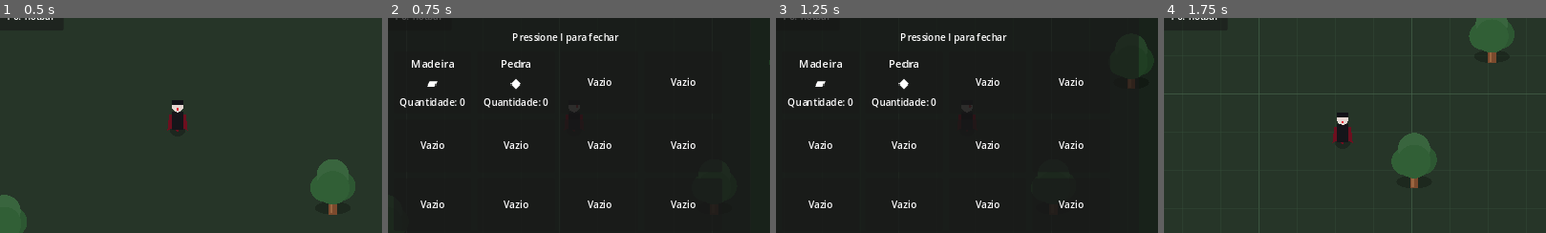
Above: before the commit, frames 1-4 (left to right).
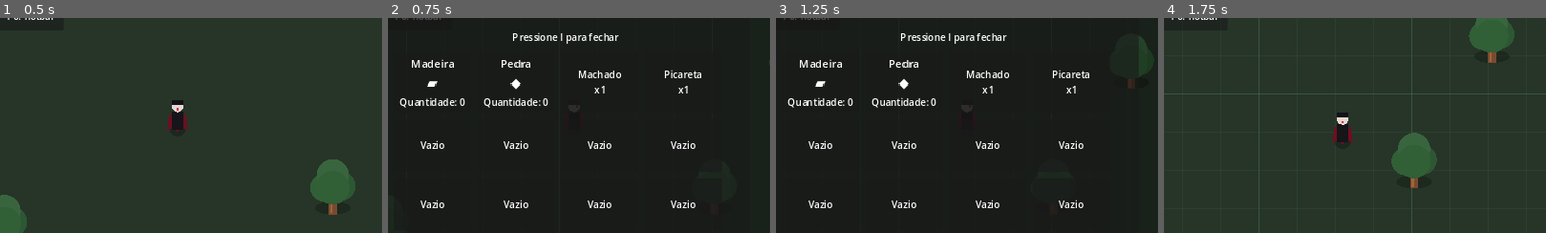
Above: after the commit, the same moments.

Repository: janduyankiingles-ops/Fantasy-Sandbox
Game: Godot game, scene res://scenes/main.tscn
Two runs of this game, one before a commit and one after it. Both use one fixed random seed, a clock stepped at 60 frames per second and the inputs below.
Inputs:
- Up to frame 1 (0.5 s): no input
- Up to frame 2 (0.75 s): tap Enter at 0.5 s; hold D from 0.53 s (still down); tap I at 0.6 s
- Up to frame 3 (1.25 s): keep holding D; tap Space at 0.77 s
- Up to frame 4 (1.75 s): tap I at 1.25 s; release D at 1.28 s; hold S from 1.28 s (still down); tap 1 at 1.35 s; tap Space at 1.52 s
The pictures show only the part of the screen within x 27-77%, y 26-76%; the shares and areas given below are measured in that part.

Frame 1 is identical in both runs. In frame 2, 0.8% of the frame differs, in the area x 50-82%, y 24-36%; in frame 3, 0.8%; in frame 4, nothing differs.

Commit message:
v0.0.5: show starter tools in inventory

Diff:
--- a/scenes/inventory_ui.tscn
+++ b/scenes/inventory_ui.tscn
@@ -133,7 +133,7 @@
 
 [node name="Label" type="Label" parent="InventoryPanel/Margin/VBox/Grid/Empty3"]
 layout_mode = 2
-text = "Vazio"
+text = "Machado\nx1"
 horizontal_alignment = 1
 vertical_alignment = 1
 
@@ -143,7 +143,7 @@
 
 [node name="Label" type="Label" parent="InventoryPanel/Margin/VBox/Grid/Empty4"]
 layout_mode = 2
-text = "Vazio"
+text = "Picareta\nx1"
 horizontal_alignment = 1
 vertical_alignment = 1
 
